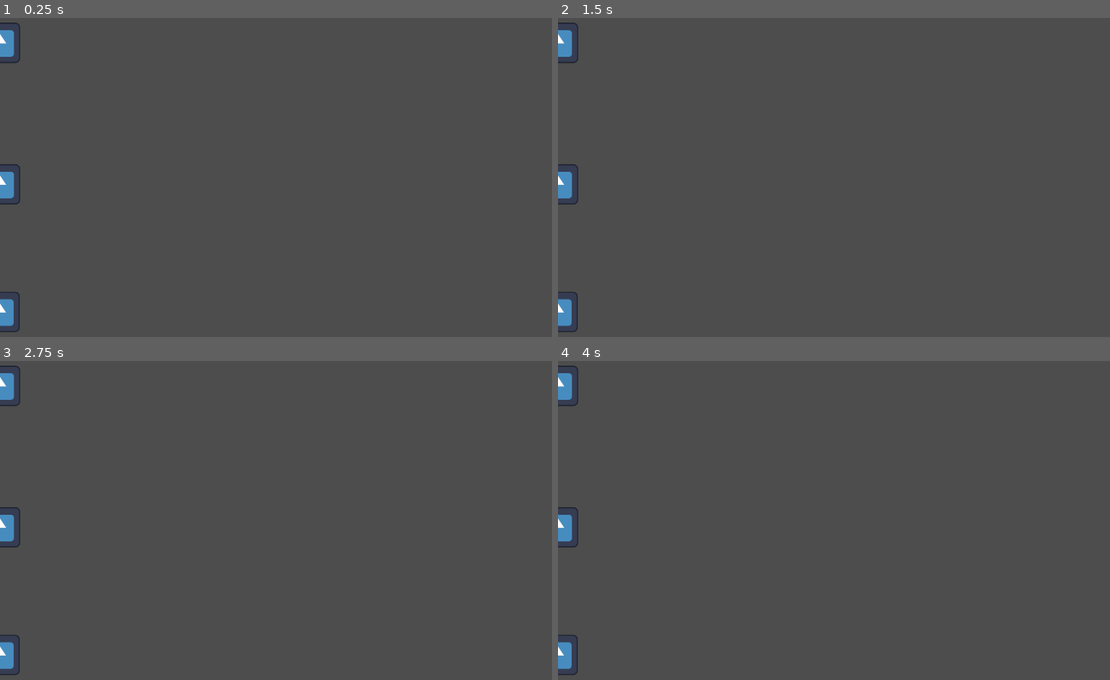
Above: before the commit, frames 1-4 (two rows, left to right).
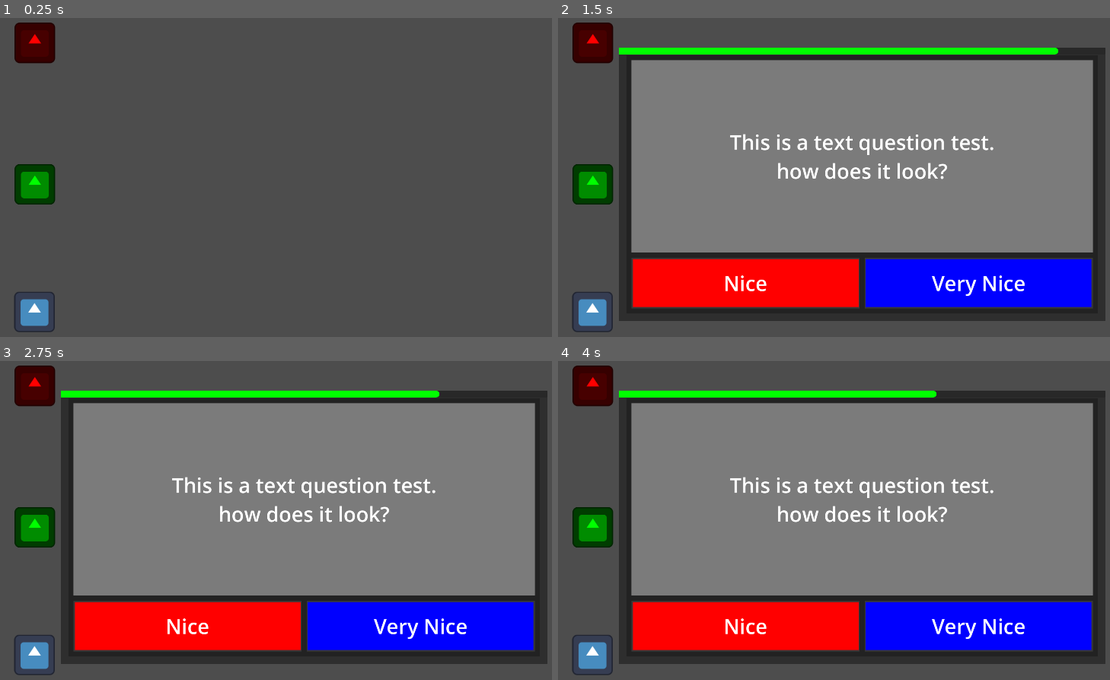
Above: after the commit, the same moments.

Repository: ahmed-alnour123/EEESE-quiz
Game: Godot game, scene res://scenes/main_scene.tscn
Same seed, same stepped clock (60 frames per second), same inputs: the game is played once before the commit and once after it. Before the commit the project has no main scene; this scene is started directly in both runs. The engine's default icon, where the game draws it, is replaced by a stand-in: a white triangle on a blue panel in a dark square. Video files are missing from this copy of the repository; at most half a second of black plays in their place.
Inputs:
- Up to frame 1 (0.25 s): no input
- Up to frame 2 (1.5 s): tap Enter (next_question, bound only after the commit) at 0.5, 0.6, 1.35 s; hold 1 (team1_forward, bound only after the commit) 0.53-1.28 s; tap Space at 1.25 s
- Up to frame 3 (2.75 s): tap Enter (next_question, bound only after the commit) at 2, 2.1 s; hold 1 (team1_forward, bound only after the commit) from 2.03 s (still down)
- Up to frame 4 (4 s): tap Space at 2.75 s; tap Enter (next_question, bound only after the commit) at 2.85, 3.5, 3.6 s; release 1 (team1_forward, bound only after the commit) at 3.53 s

The runs differ from the first frame. In frame 1, 3.1% of the frame differs, in the area x 0-11%, y 1-99%; in frame 2, 78%, in the area x 0-100%, y 1-99%; in frame 3, 78%; in frame 4, 78%.

Commit message:
finished game systems

Diff:
--- a/project.godot
+++ b/project.godot
@@ -11,6 +11,7 @@
 [application]
 
 config/name="EEESE_quiz"
+run/main_scene="res://scenes/main_scene.tscn"
 config/features=PackedStringArray("4.0", "GL Compatibility")
 config/icon="res://art/icon.svg"
 
@@ -20,6 +21,30 @@
 window/size/viewport_height=1080
 window/size/mode=3
 
+[input]
+
+next_question={
+"deadzone": 0.5,
+"events": [Object(InputEventKey,"resource_local_to_scene":false,"resource_name":"","device":0,"window_id":0,"alt_pressed":false,"shift_pressed":false,"ctrl_pressed":false,"meta_pressed":false,"pressed":false,"keycode":0,"physical_keycode":4194309,"key_label":0,"unicode":0,"echo":false,"script":null)
+, Object(InputEventKey,"resource_local_to_scene":false,"resource_name":"","device":0,"window_id":0,"alt_pressed":false,"shift_pressed":false,"ctrl_pressed":false,"meta_pressed":false,"pressed":false,"keycode":0,"physical_keycode":32,"key_label":0,"unicode":0,"echo":false,"script":null)
+]
+}
+team1_forward={
+"deadzone": 0.5,
+"events": [Object(InputEventKey,"resource_local_to_scene":false,"resource_name":"","device":0,"window_id":0,"alt_pressed":false,"shift_pressed":false,"ctrl_pressed":false,"meta_pressed":false,"pressed":false,"keycode":0,"physical_keycode":49,"key_label":0,"unicode":0,"echo":false,"script":null)
+]
+}
+team2_forward={
+"deadzone": 0.5,
+"events": [Object(InputEventKey,"resource_local_to_scene":false,"resource_name":"","device":0,"window_id":0,"alt_pressed":false,"shift_pressed":false,"ctrl_pressed":false,"meta_pressed":false,"pressed":false,"keycode":0,"physical_keycode":50,"key_label":0,"unicode":0,"echo":false,"script":null)
+]
+}
+team3_forward={
+"deadzone": 0.5,
+"events": [Object(InputEventKey,"resource_local_to_scene":false,"resource_name":"","device":0,"window_id":0,"alt_pressed":false,"shift_pressed":false,"ctrl_pressed":false,"meta_pressed":false,"pressed":false,"keycode":0,"physical_keycode":51,"key_label":0,"unicode":0,"echo":false,"script":null)
+]
+}
+
 [rendering]
 
 renderer/rendering_method="gl_compatibility"
--- /dev/null
+++ b/questions/base_choice.gd
@@ -0,0 +1 @@
+class_name Choice extends Resource
--- /dev/null
+++ b/questions/base_content.gd
@@ -0,0 +1 @@
+class_name Content extends Resource
--- /dev/null
+++ b/questions/content/image_content.gd
@@ -0,0 +1,3 @@
+class_name ImageContent extends Content
+
+@export var content: Texture2D
--- /dev/null
+++ b/questions/content/text_content.gd
@@ -0,0 +1,3 @@
+class_name TextContent extends Content
+
+@export_multiline var content: String
--- /dev/null
+++ b/questions/content/video_content.gd
@@ -0,0 +1,3 @@
+class_name VideoContent extends Content
+
+@export var content: VideoStreamTheora
--- /dev/null
+++ b/questions/question.gd
@@ -0,0 +1,8 @@
+class_name Question extends Resource
+
+@export var content: Content
+@export var choices: Array[String]
+@export var right_choice: Choices
+@export_range(5, 60) var time = 10.0
+
+enum Choices {Left, Right}
--- a/scenes/main_scene.tscn
+++ b/scenes/main_scene.tscn
@@ -1,19 +1,65 @@
-[gd_scene load_steps=4 format=3 uid="uid://c17eff6uvvfhv"]
+[gd_scene load_steps=16 format=3 uid="uid://jrtp0phupjhi"]
 
 [ext_resource type="Script" path="res://scripts/game_manager.gd" id="1_081uc"]
 [ext_resource type="PackedScene" uid="uid://bv78kr3tsjafw" path="res://scenes/ui.tscn" id="1_voucq"]
-[ext_resource type="PackedScene" path="res://scenes/Player.tscn" id="2_kscqp"]
+[ext_resource type="Script" path="res://questions/content/text_content.gd" id="2_4odid"]
+[ext_resource type="Texture2D" uid="uid://b3utfauwuv8ag" path="res://art/icon.svg" id="2_cjj8c"]
+[ext_resource type="Script" path="res://questions/question.gd" id="2_d0npe"]
+[ext_resource type="PackedScene" uid="uid://bjtn2xayjhipm" path="res://scenes/Player.tscn" id="2_kscqp"]
+[ext_resource type="VideoStream" path="res://media/output.ogv" id="2_lvd6w"]
+[ext_resource type="Script" path="res://questions/content/video_content.gd" id="3_0piie"]
+[ext_resource type="Script" path="res://questions/content/image_content.gd" id="3_62cp8"]
+
+[sub_resource type="Resource" id="Resource_pstgn"]
+script = ExtResource("2_4odid")
+content = "This is a text question test.
+how does it look?"
+
+[sub_resource type="Resource" id="Resource_3bocc"]
+script = ExtResource("2_d0npe")
+content = SubResource("Resource_pstgn")
+choices = Array[String](["Nice", "Very Nice"])
+right_choice = 1
+time = 10.0
+
+[sub_resource type="Resource" id="Resource_g8fo4"]
+script = ExtResource("3_62cp8")
+content = ExtResource("2_cjj8c")
+
+[sub_resource type="Resource" id="Resource_d6b2t"]
+script = ExtResource("2_d0npe")
+content = SubResource("Resource_g8fo4")
+choices = Array[String](["Robot", "GameEngine"])
+right_choice = 0
+time = 5.0
+
+[sub_resource type="Resource" id="Resource_mr4tr"]
+script = ExtResource("3_0piie")
+content = ExtResource("2_lvd6w")
+
+[sub_resource type="Resource" id="Resource_bbm3a"]
+script = ExtResource("2_d0npe")
+content = SubResource("Resource_mr4tr")
+choices = Array[String](["Yes", "What"])
+right_choice = 0
+time = 10.0
 
 [node name="MainScene" type="Node2D"]
 script = ExtResource("1_081uc")
+left_color = Color(1, 0, 0, 1)
+right_color = Color(0, 0, 1, 1)
+questions = Array[ExtResource("2_d0npe")]([SubResource("Resource_3bocc"), SubResource("Resource_d6b2t"), SubResource("Resource_bbm3a")])
 
 [node name="UI" parent="." instance=ExtResource("1_voucq")]
+visible = false
 
-[node name="Player" parent="." instance=ExtResource("2_kscqp")]
-position = Vector2(0, 93)
+[node name="Player1" parent="." instance=ExtResource("2_kscqp")]
+modulate = Color(1, 0, 0, 1)
+position = Vector2(110, 93)
 
 [node name="Player2" parent="." instance=ExtResource("2_kscqp")]
-position = Vector2(0, 540)
+modulate = Color(0, 1, 0, 1)
+position = Vector2(110, 540)
 
 [node name="Player3" parent="." instance=ExtResource("2_kscqp")]
-position = Vector2(-1, 943)
+position = Vector2(109, 943)
--- a/scenes/ui.tscn
+++ b/scenes/ui.tscn
@@ -1,15 +1,181 @@
-[gd_scene format=3 uid="uid://bv78kr3tsjafw"]
+[gd_scene load_steps=11 format=3 uid="uid://bv78kr3tsjafw"]
+
+[ext_resource type="Script" path="res://scenes/ui_manager.gd" id="1_4njew"]
+[ext_resource type="Texture2D" uid="uid://b3utfauwuv8ag" path="res://art/icon.svg" id="1_cxlkw"]
+
+[sub_resource type="StyleBoxFlat" id="StyleBoxFlat_immro"]
+bg_color = Color(0.482353, 0.482353, 0.482353, 1)
+
+[sub_resource type="LabelSettings" id="LabelSettings_lbk3t"]
+font_size = 81
+
+[sub_resource type="VideoStreamTheora" id="VideoStreamTheora_nj27s"]
+file = "res://media/output.ogv"
+
+[sub_resource type="StyleBoxFlat" id="StyleBoxFlat_1uq66"]
+bg_color = Color(1, 0, 0, 1)
+border_width_left = 5
+border_width_top = 5
+border_width_right = 5
+border_width_bottom = 5
+border_color = Color(0.219608, 0.219608, 0.219608, 1)
+
+[sub_resource type="LabelSettings" id="LabelSettings_0x5c1"]
+font_size = 81
+
+[sub_resource type="StyleBoxFlat" id="StyleBoxFlat_ietx2"]
+bg_color = Color(0, 0, 1, 1)
+border_width_left = 5
+border_width_top = 5
+border_width_right = 5
+border_width_bottom = 5
+border_color = Color(0.219608, 0.219608, 0.219608, 1)
+
+[sub_resource type="LabelSettings" id="LabelSettings_73xe6"]
+font_size = 81
+
+[sub_resource type="StyleBoxFlat" id="StyleBoxFlat_l1ica"]
+bg_color = Color(0, 1, 0, 1)
+corner_radius_top_right = 360
+corner_radius_bottom_right = 360
+corner_detail = 3
 
 [node name="UI" type="CanvasLayer"]
+offset = Vector2(192, 108)
+scale = Vector2(0.8, 0.8)
+transform = Transform2D(0.8, 0, 0, 0.8, 192, 108)
+script = ExtResource("1_4njew")
 
 [node name="Question" type="Control" parent="."]
 layout_mode = 3
-anchors_preset = 0
-offset_right = 40.0
-offset_bottom = 40.0
+anchors_preset = 15
+anchor_right = 1.0
+anchor_bottom = 1.0
+grow_horizontal = 2
+grow_vertical = 2
 
-[node name="HUD" type="Control" parent="."]
-layout_mode = 3
-anchors_preset = 0
-offset_right = 40.0
-offset_bottom = 40.0
+[node name="Panel" type="Panel" parent="Question"]
+layout_mode = 2
+offset_right = 1920.0
+offset_bottom = 1080.0
+
+[node name="Padding" type="MarginContainer" parent="Question"]
+layout_mode = 1
+anchors_preset = 15
+anchor_right = 1.0
+anchor_bottom = 1.0
+grow_horizontal = 2
+grow_vertical = 2
+theme_override_constants/margin_left = 30
+theme_override_constants/margin_top = 30
+theme_override_constants/margin_right = 30
+theme_override_constants/margin_bottom = 30
+
+[node name="PanelContainer" type="PanelContainer" parent="Question/Padding"]
+layout_mode = 2
+
+[node name="Padding" type="MarginContainer" parent="Question/Padding/PanelContainer"]
+layout_mode = 2
+theme_override_constants/margin_left = 20
+theme_override_constants/margin_top = 20
+theme_override_constants/margin_right = 20
+theme_override_constants/margin_bottom = 20
+
+[node name="Column" type="VBoxContainer" parent="Question/Padding/PanelContainer/Padding"]
+layout_mode = 2
+theme_override_constants/separation = 20
+alignment = 1
+
+[node name="content" type="Panel" parent="Question/Padding/PanelContainer/Padding/Column"]
+custom_minimum_size = Vector2(0, 400)
+layout_mode = 2
+size_flags_vertical = 3
+theme_override_styles/panel = SubResource("StyleBoxFlat_immro")
+
+[node name="TextContent" type="Label" parent="Question/Padding/PanelContainer/Padding/Column/content"]
+layout_mode = 1
+anchors_preset = 15
+anchor_right = 1.0
+anchor_bottom = 1.0
+grow_horizontal = 2
+grow_vertical = 2
+text = "EEESE stands for:
+Electrical and Electronic Engineering
+Super Electricity"
+label_settings = SubResource("LabelSettings_lbk3t")
+horizontal_alignment = 1
+vertical_alignment = 1
+autowrap_mode = 3
+
+[node name="VideoContent" type="CenterContainer" parent="Question/Padding/PanelContainer/Padding/Column/content"]
+visible = false
+layout_mode = 1
+anchors_preset = 15
+anchor_right = 1.0
+anchor_bottom = 1.0
+grow_horizontal = 2
+grow_vertical = 2
+
+[node name="VideoStreamPlayer" type="VideoStreamPlayer" parent="Question/Padding/PanelContainer/Padding/Column/content/VideoContent"]
+layout_mode = 2
+stream = SubResource("VideoStreamTheora_nj27s")
+
+[node name="ImageContent" type="TextureRect" parent="Question/Padding/PanelContainer/Padding/Column/content"]
+visible = false
+layout_mode = 1
+anchors_preset = 15
+anchor_right = 1.0
+anchor_bottom = 1.0
+grow_horizontal = 2
+grow_vertical = 2
+texture = ExtResource("1_cxlkw")
+stretch_mode = 5
+
+[node name="ButtonRow" type="HBoxContainer" parent="Question/Padding/PanelContainer/Padding/Column"]
+custom_minimum_size = Vector2(0, 200)
+layout_mode = 2
+theme_override_constants/separation = 20
+alignment = 1
+
+[node name="Choice1" type="Control" parent="Question/Padding/PanelContainer/Padding/Column/ButtonRow"]
+layout_mode = 2
+size_flags_horizontal = 3
+
+[node name="TextChoice" type="Label" parent="Question/Padding/PanelContainer/Padding/Column/ButtonRow/Choice1"]
+layout_mode = 1
+anchors_preset = 15
+anchor_right = 1.0
+anchor_bottom = 1.0
+grow_horizontal = 2
+grow_vertical = 2
+theme_override_styles/normal = SubResource("StyleBoxFlat_1uq66")
+text = "Yes"
+label_settings = SubResource("LabelSettings_0x5c1")
+horizontal_alignment = 1
+vertical_alignment = 1
+
+[node name="Choice2" type="Control" parent="Question/Padding/PanelContainer/Padding/Column/ButtonRow"]
+layout_mode = 2
+size_flags_horizontal = 3
+
+[node name="TextChoice" type="Label" parent="Question/Padding/PanelContainer/Padding/Column/ButtonRow/Choice2"]
+layout_mode = 1
+anchors_preset = 15
+anchor_right = 1.0
+anchor_bottom = 1.0
+grow_horizontal = 2
+grow_vertical = 2
+theme_override_styles/normal = SubResource("StyleBoxFlat_ietx2")
+text = "No"
+label_settings = SubResource("LabelSettings_73xe6")
+horizontal_alignment = 1
+vertical_alignment = 1
+
+[node name="ProgressBar" type="ProgressBar" parent="."]
+anchors_preset = 10
+anchor_right = 1.0
+offset_bottom = 27.0
+grow_horizontal = 2
+theme_override_styles/fill = SubResource("StyleBoxFlat_l1ica")
+value = 40.0
+show_percentage = false
--- /dev/null
+++ b/scenes/ui_manager.gd
@@ -0,0 +1,44 @@
+extends CanvasLayer
+
+var text_conetnt
+var video_content
+var image_content
+
+func _ready() -> void:
+	text_conetnt = $Question/Padding/PanelContainer/Padding/Column/content/TextContent
+	image_content = $Question/Padding/PanelContainer/Padding/Column/content/ImageContent
+	video_content = $Question/Padding/PanelContainer/Padding/Column/content/VideoContent
+
+func set_content(new_content):
+	# 1- hide all nodes
+	# 2- set up required node
+	# 3- show the node
+	for c in [text_conetnt, image_content, video_content]:
+		c.hide()
+
+	if new_content is TextContent:
+		text_conetnt.text = new_content.content
+		text_conetnt.show()
+	elif new_content is ImageContent:
+		image_content.texture = new_content.content
+		image_content.show()
+	elif new_content is VideoContent:
+		var video_node = video_content.get_node("VideoStreamPlayer")
+		video_node.stream = new_content.content
+		video_content.show()
+		video_node.play()
+
+	else:
+		printerr("Unknown content type, go check it man")
+
+func set_choices(new_choice):
+	$Question/Padding/PanelContainer/Padding/Column/ButtonRow/Choice1/TextChoice.text = new_choice[0]
+	$Question/Padding/PanelContainer/Padding/Column/ButtonRow/Choice2/TextChoice.text = new_choice[1]
+
+func play_show_animation(show = true):
+	$Question.modulate = Color.TRANSPARENT if show else Color.WHITE
+	var tween = get_tree().create_tween()
+	tween.tween_property($Question, "modulate", Color.WHITE if show else Color.TRANSPARENT, 0.5)
+
+func update_timer(value: float):
+	$ProgressBar.value = value
--- a/scripts/game_manager.gd
+++ b/scripts/game_manager.gd
@@ -1,11 +1,50 @@
 extends Node2D
 
+@export_group("Setup")
+@export var left_color: Color
+@export var right_color: Color
 
-# Called when the node enters the scene tree for the first time.
+@export_group("Questions")
+@export var questions: Array[Question]
+
+var current_index = 0
+var ui_manager
+var is_question_showing = false
+var question_time: float = 10.0
+var timer
+
 func _ready() -> void:
-	pass # Replace with function body.
+	ui_manager = $UI
+
+func _process(delta: float) -> void:
+	# don't read input when question is showing, hide question with a timer
+	if not is_question_showing:
+		if Input.is_action_just_pressed("next_question"):
+			# if we ran out of questions, end game
+			if current_index >= questions.size():
+				return
+			set_question_panel(questions[current_index])
+			current_index += 1
+		if Input.is_action_just_pressed("team1_forward"):
+			$Player1.move_forward()
+		if Input.is_action_just_pressed("team2_forward"):
+			$Player2.move_forward()
+		if Input.is_action_just_pressed("team3_forward"):
+			$Player3.move_forward()
+	else:
+		$UI.update_timer(timer.get_time_left() * 100/ question_time)
 
 
-# Called every frame. 'delta' is the elapsed time since the previous frame.
-func _process(delta: float) -> void:
-	pass
+func set_question_panel(q: Question):
+	is_question_showing = true
+	question_time = q.time
+	ui_manager.show()
+	ui_manager.play_show_animation()
+	ui_manager.set_content(q.content)
+	ui_manager.set_choices(q.choices)
+	timer = get_tree().create_timer(question_time)
+	timer.connect("timeout", hide_questions_panel)
+
+func hide_questions_panel():
+	ui_manager.hide()
+	is_question_showing = false
--- a/scripts/player.gd
+++ b/scripts/player.gd
@@ -1,11 +1,5 @@
 extends Node2D
 
 
-# Called when the node enters the scene tree for the first time.
-func _ready() -> void:
-	pass # Replace with function body.
-
-
-# Called every frame. 'delta' is the elapsed time since the previous frame.
-func _process(delta: float) -> void:
-	pass
+func move_forward():
+	position.x += 100
Not shown, changed: .gitignore
Not shown, added: media/output.ogv
